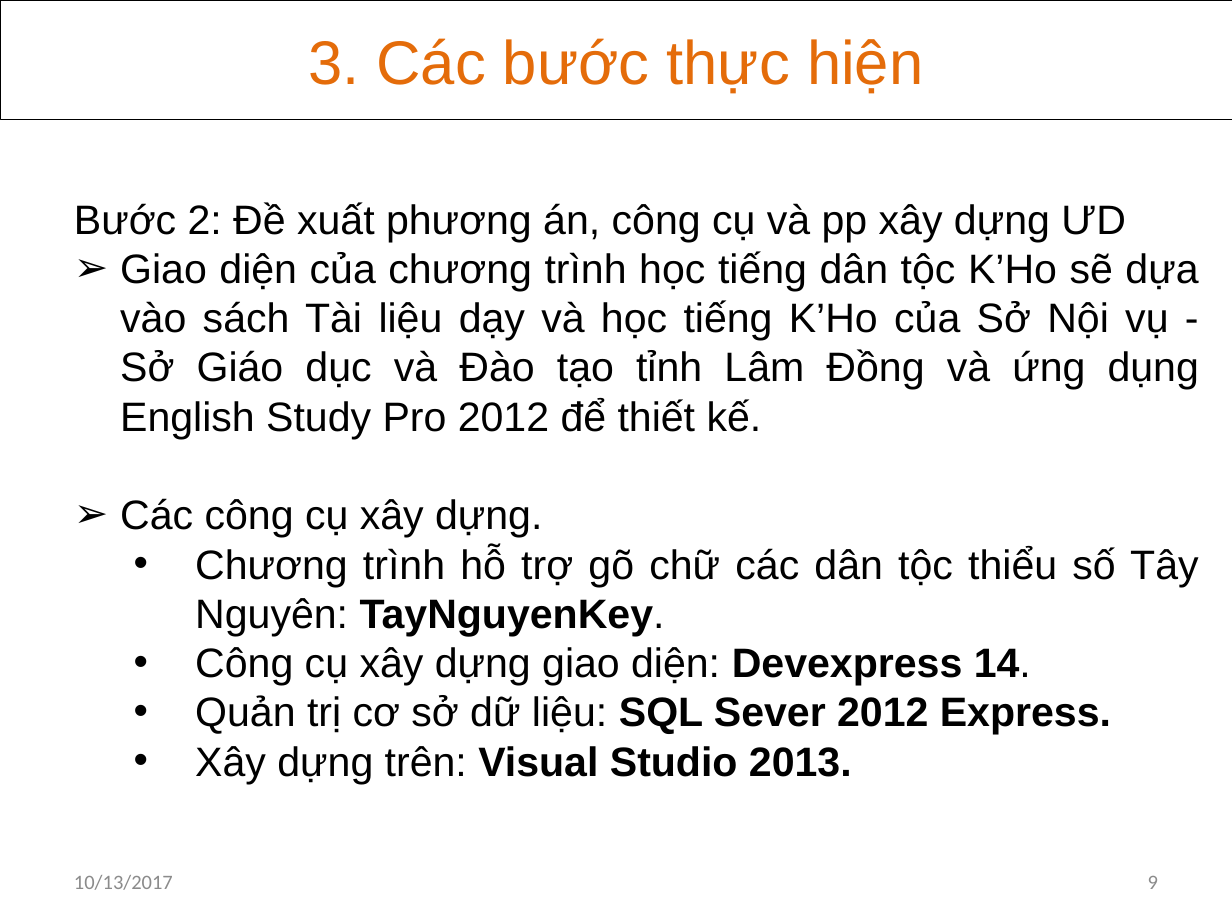
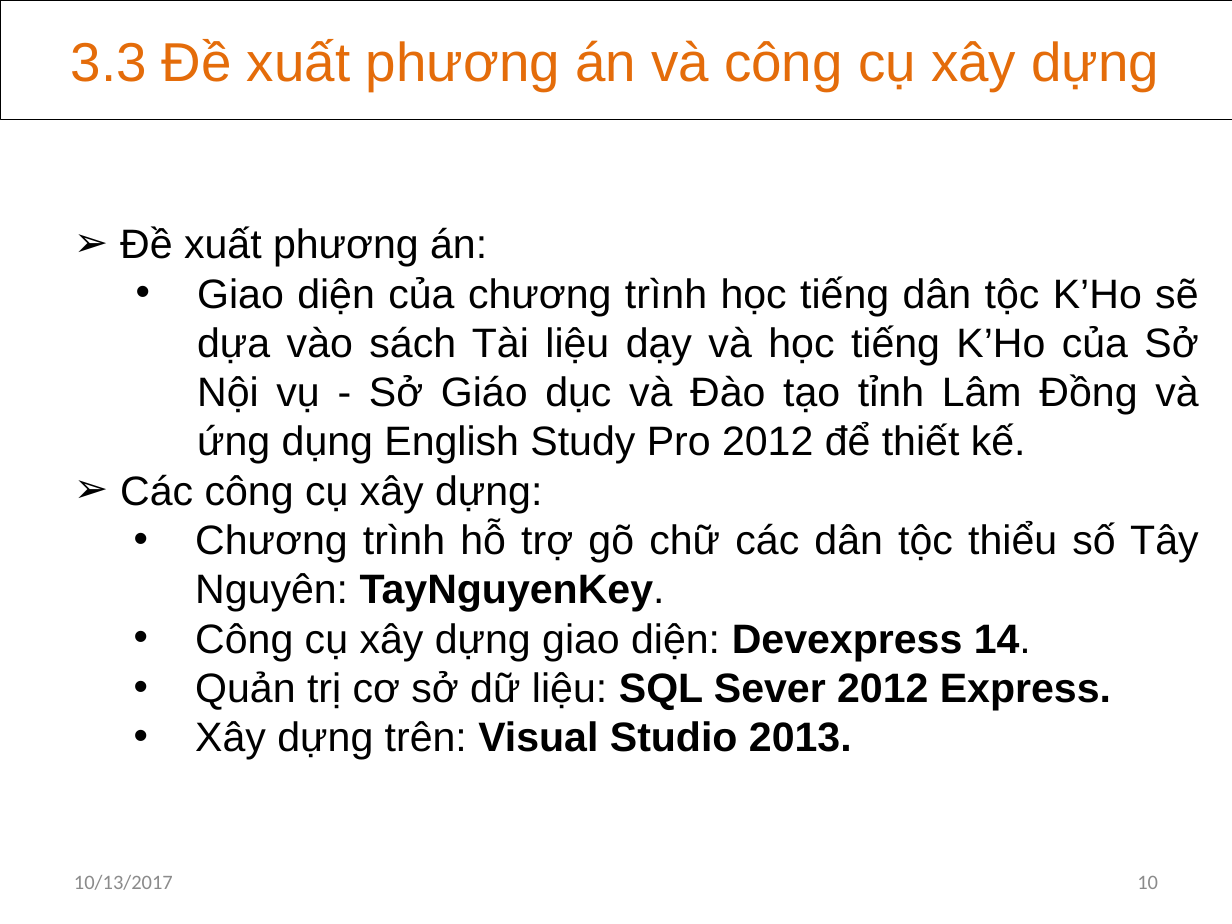
Before and after one commit to khanhvinhit/Do-An, a slide deck: slide 10 of THESIS/DACN_UD_Hoc_KHo_CTK37_BaoCao_D3.pptx (slide 9 before the commit). Drawn at 1232x924 pixels with LibreOffice and Linux fonts; fonts in the diff are those of the drawing. Boxes give left, top, right and bottom in pixels: in the first picture for what was removed or moved away, otherwise in the second. Text is boxed around its words. In the diff, an @@ line names an element or a change of style, - is before the commit and + after.

```diff
--- a/THESIS/DACN_UD_Hoc_KHo_CTK37_BaoCao_D3.pptx
+++ b/THESIS/DACN_UD_Hoc_KHo_CTK37_BaoCao_D3.pptx
@@ text in rectangle at (x1=71, y1=39, x2=1159, y2=91): text changed; size 36 to 32 pt @@
-3. Các bước thực hiện
+3.3 Đề xuất phương án và công cụ xây dựng
@@ text at (x1=120, y1=226, x2=487, y2=267): text changed @@
-Bước 2: Đề xuất phương án, công cụ và pp xây dựng ƯD
+➢ Đề xuất phương án:
@@ text at (x1=197, y1=276, x2=1198, y2=464): bullet ➢ to • @@
@@ text at (x1=120, y1=474, x2=542, y2=513): text changed @@
-➢ Các công cụ xây dựng.
+➢ Các công cụ xây dựng:
@@ page number at (x1=1137, y1=876, x2=1158, y2=889): text changed @@
-9
+10
```
Also in this commit, not shown: 11 other slides changed, 2 slides added.
